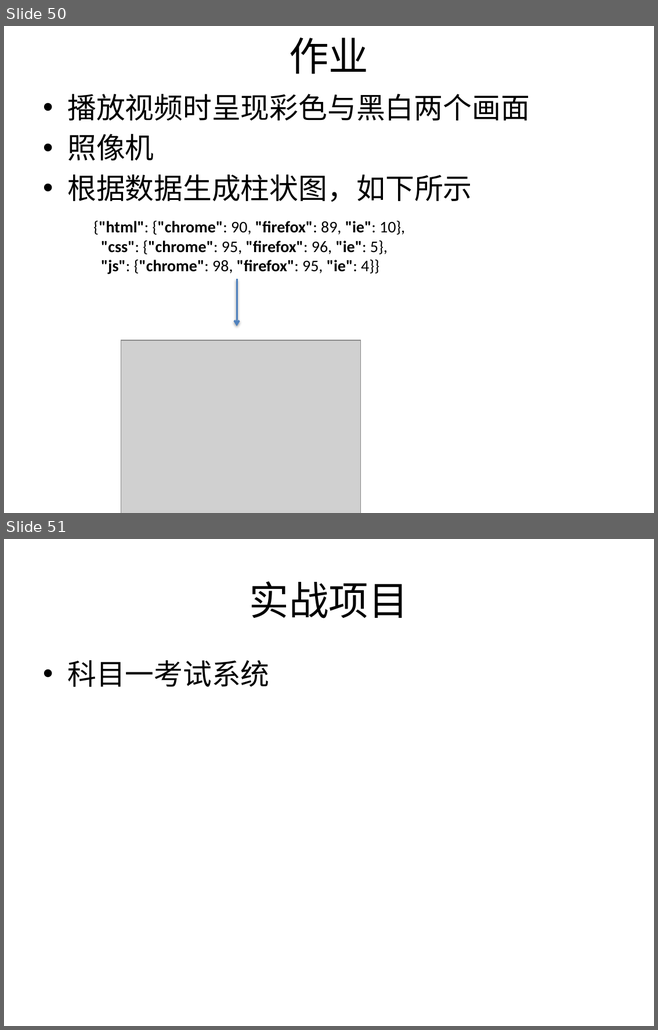
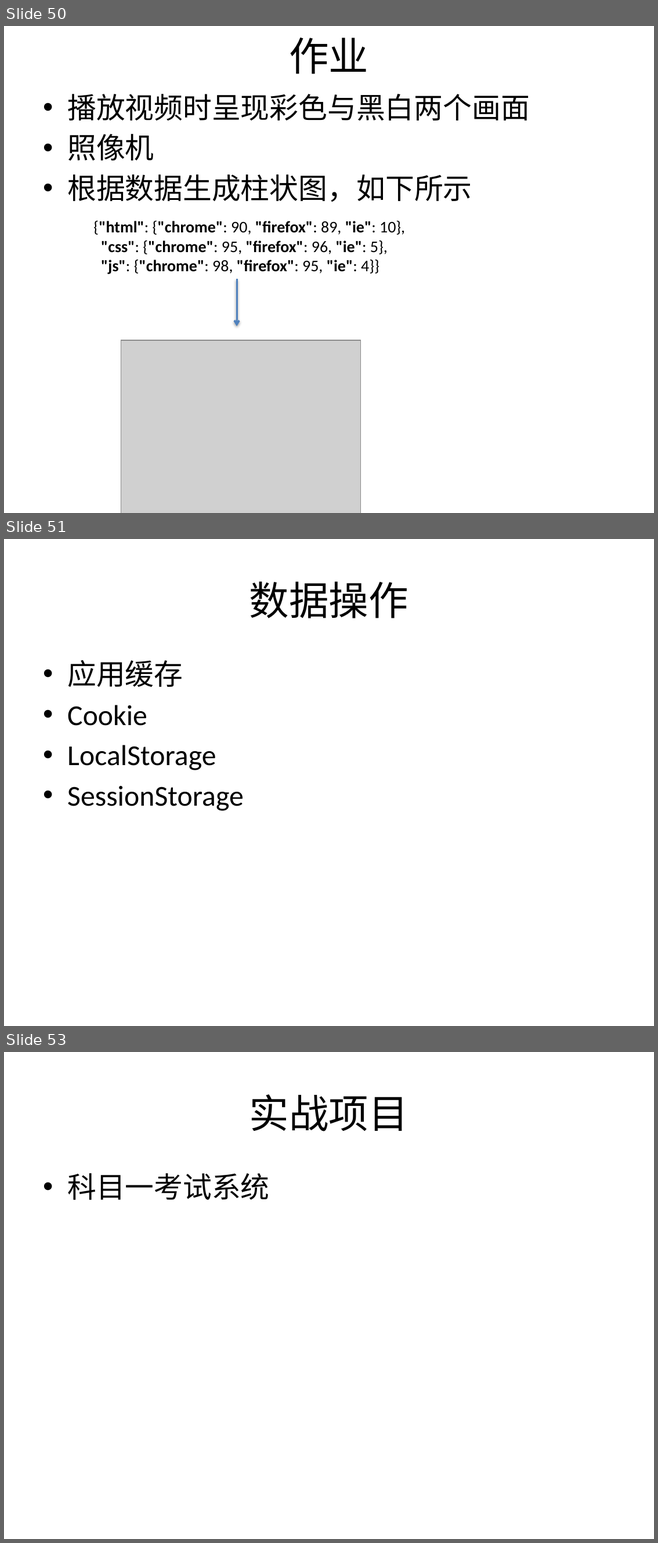
Before and after one commit to plter/HTML5Course20160612, a slide deck: Web前端教学记录.pptx. Shown one above the other, each under a label of ours: slides 50 and 51 before the commit, slides 50, 51 and 53 after it; the slides between them are not shown. The pictures are 658x1030 and 658x1543 pixels, drawn with LibreOffice and Linux fonts; fonts in the diff are those of the drawing; grey boxes stand for pictures. Boxes give left, top, right and bottom in pixels: in the first picture for what was removed or moved away, otherwise in the second. Text is boxed around its words. In the diff, an @@ line names an element or a change of style, - is before the commit and + after.

```diff
--- a/Web前端教学记录.pptx
+++ b/Web前端教学记录.pptx
@@ slide 51 added at [4,539,654,1026], background #FFFFFF @@
@@ title added at [249,581,408,618], 44 pt, text #000000 @@
+数据操作
@@ text added at [67,660,244,811], 32 pt, text #000000 @@
+• 应用缓存
+• Cookie
+• LocalStorage
+• SessionStorage
@@ what was slide 51 is now slide 53 @@
```
Also in this commit, not shown: 1 other slide added.
